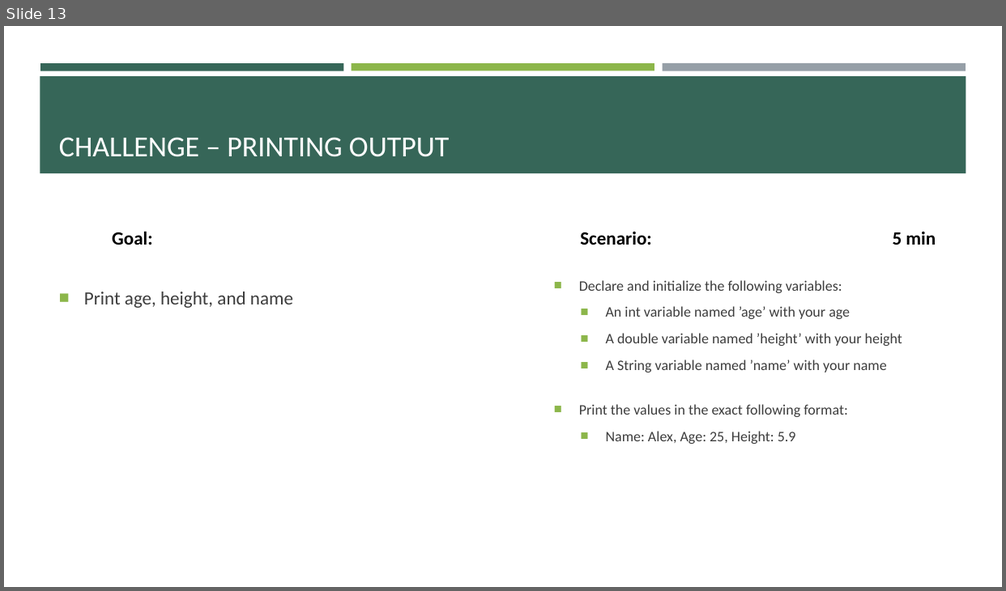
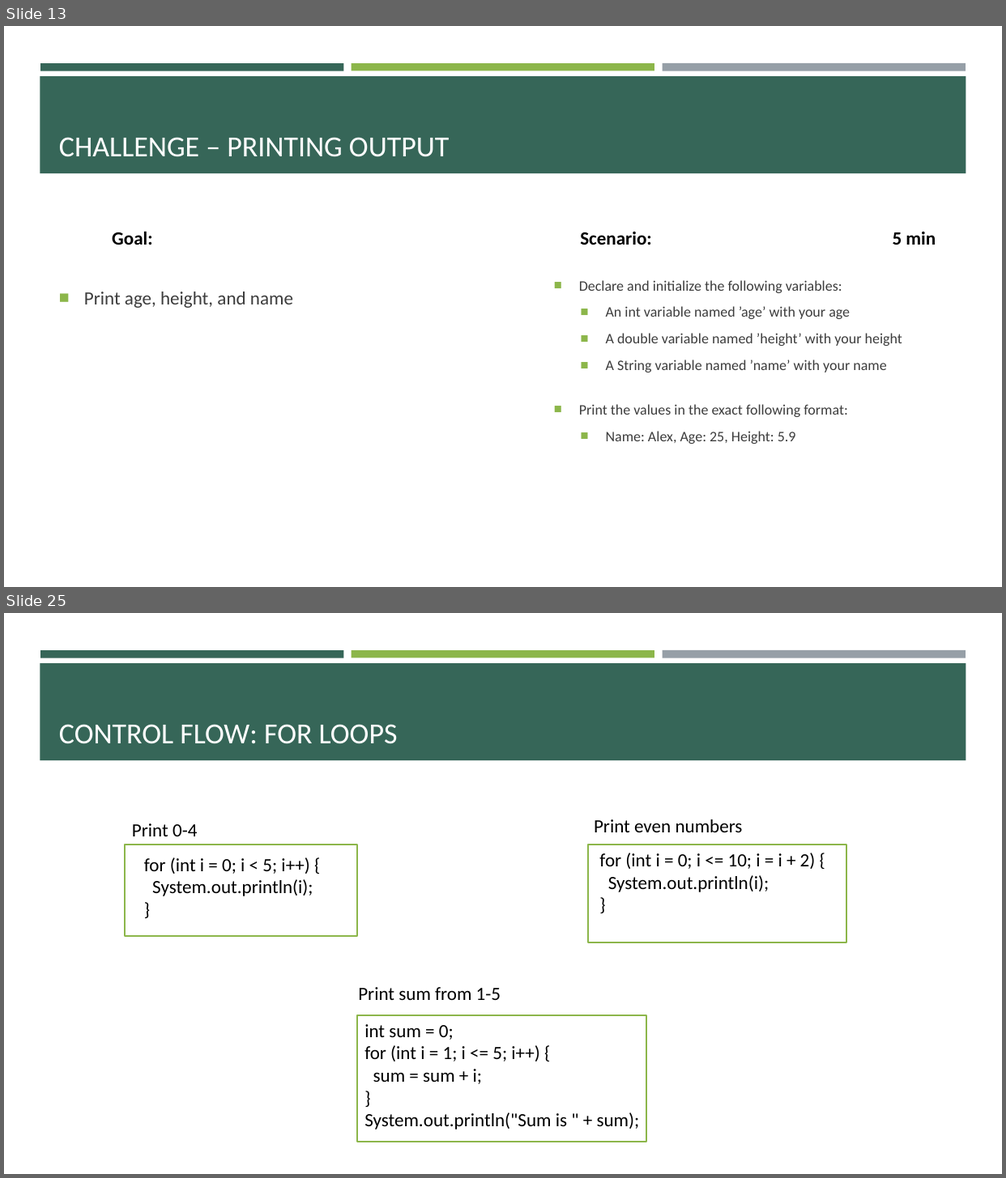
Before and after one commit to e-m-wilson/java-fs, a slide deck: Week_2/Core_Java.pptx. Shown one above the other, each under a label of ours: slide 13 before the commit, slides 13 and 25 after it; the slides between them are not shown. The pictures are 1006x591 and 1006x1178 pixels, drawn with LibreOffice and Linux fonts; fonts in the diff are those of the drawing. Boxes give left, top, right and bottom in pixels: in the first picture for what was removed or moved away, otherwise in the second. Text is boxed around its words. In the diff, an @@ line names an element or a change of style, - is before the commit and + after.

```diff
--- a/Week_2/Core_Java.pptx
+++ b/Week_2/Core_Java.pptx
@@ slide 25 added at <box>4,613,1002,1174</box>, background #FFFFFF; not listed: 4 template elements that a slide beside it also shows @@
@@ title added at <box>59,724,398,744</box>, 28 pt, text #FFFFFF @@
+CONTROL FLOW: FOR LOOPS
@@ text added at <box>132,824,197,837</box>, 18 pt, text #000000 @@
+Print 0-4
@@ text added at <box>594,820,743,833</box>, 18 pt, text #000000 @@
+Print even numbers
@@ rectangle added at <box>125,845,357,936</box>, outline #8CB64A 1.75 pt @@
@@ rectangle added at <box>588,845,846,943</box>, outline #8CB64A 1.75 pt @@
@@ text added at <box>599,853,816,892</box>, 18 pt, text #000000 @@
+for (int i = 0; i <= 10; i = i + 2) {
+System.out.println(i);
+}
@@ text added at <box>144,858,313,897</box>, 18 pt, text #000000 @@
+for (int i = 0; i < 5; i++) {
+System.out.println(i);
+}
@@ text added at <box>358,987,501,1000</box>, 18 pt, text #000000 @@
+Print sum from 1-5
@@ rectangle added at <box>357,1016,646,1142</box>, outline #8CB64A 1.75 pt @@
@@ text added at <box>364,1024,640,1130</box>, 18 pt, text #000000 @@
+int sum = 0;
+for (int i = 1; i <= 5; i++) {
+sum = sum + i;
+}
+System.out.println("Sum is " + sum);
```
Also in this commit, not shown: 1 slide changed, 20 other slides added, 1 slide removed, 3 other files.
